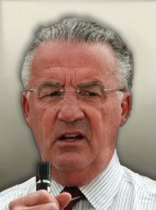
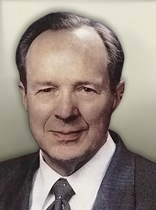
Two versions of the same layered image (156 x 210). Layer-by-layer changes:
added layer "레이어 16" above "레이어 15" over <box>0,11,156,210</box>
hid "레이어 15" over <box>0,15,156,210</box>
